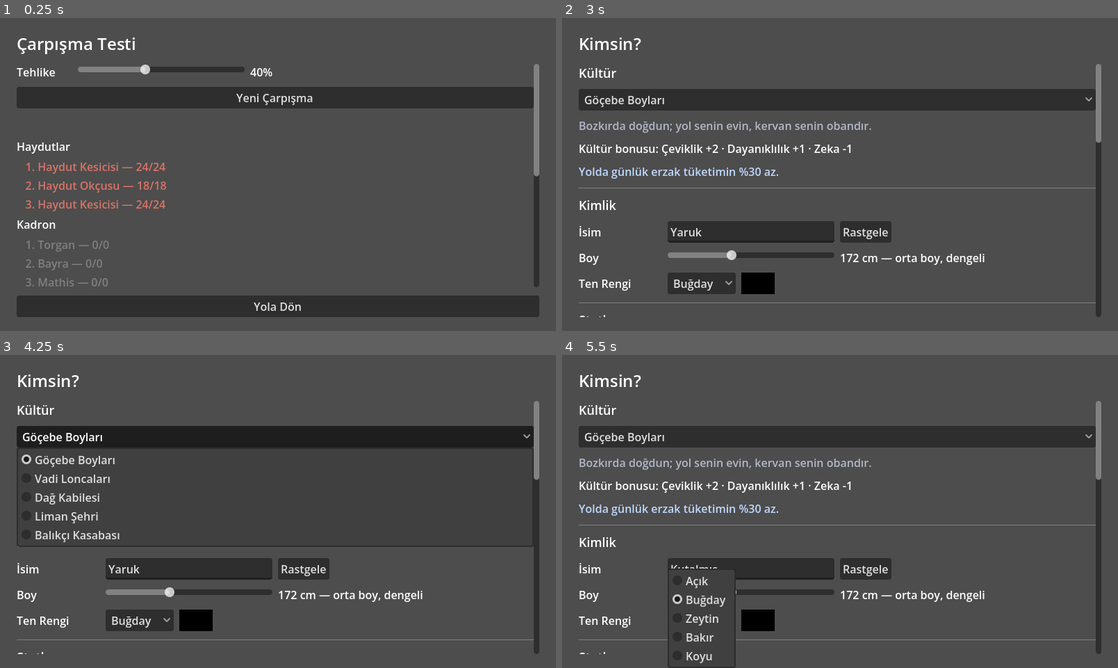
Above: before the commit, frames 1-4 (two rows, left to right).
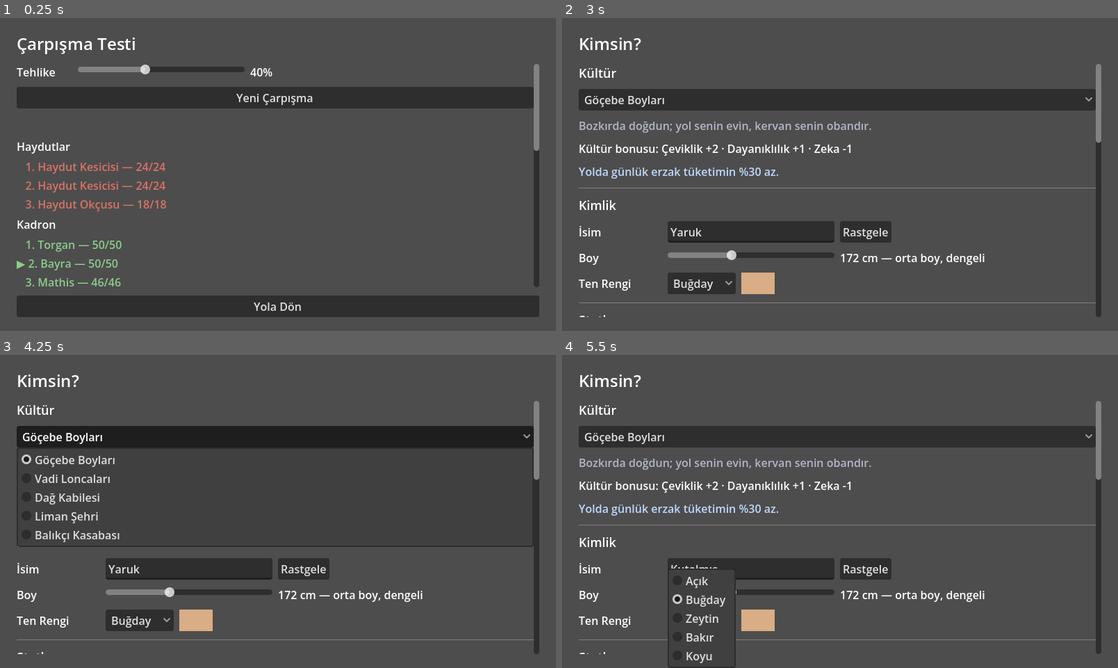
Above: after the commit, the same moments.

Repository: ulubatuhan/wayborne
Game: Godot game, scene res://scenes/game/combat.tscn
The game is run twice, just before and just after one commit, with the same random seed, the same clock (stepped at 60 frames per second) and the same inputs. This scene is started directly instead of the project's main scene.
Inputs:
- Up to frame 1 (0.25 s): no input
- Up to frame 2 (3 s): click "Yeni Çarpışma" at 0.5 s; click "Yola Dön" at 1.25 s; click "Ana Menü" at 2 s; click "New Game" at 2.75 s
- Up to frame 3 (4.25 s): click "Göçebe Boyları" at 3.5 s
- Up to frame 4 (5.5 s): click "Rastgele" at 4.25 s; click "Buğday" at 5 s

The runs differ from the first frame. In frame 1, 1.1% of the frame differs, in the area x 3-97%, y 41-86%; in frame 2, 0.4%; in frame 3, 0.4%; in frame 4, 0.4%.
Error before the commit: Parse Error: The function signature doesn't match the parent. Parent signature is "get_class() -> String". (res://scripts/character/class_catalog.gd:19)

Commit message:
ClassCatalog.get_class() Object'in metoduyla çakışıyordu
Import günlüğü:

  SCRIPT ERROR: Parse Error: The function signature doesn't match the
  parent. Parent signature is "get_class() -> String".
    at: res://scripts/character/class_catalog.gd:19

get_class() Object'in kendi metodu; üzerine yazınca ClassCatalog hiç
ayrıştırılamıyor ve hata zincirleme yayılıyordu - CharacterData ve
GameSession derlenemiyor, caravan_planner.gd hiç yüklenemiyordu.

get_class/get_class_or_default -> get_character_class/
get_character_class_or_default. Sebebi bir daha aynı tuzağa
düşülmesin diye yorumda yazılı.

Co-Authored-By: Claude Opus 5 <noreply@anthropic.com>
Claude-Session: https://claude.ai/code/session_01SmgLRHV2q6VtZPZSSuowT6

Diff:
--- a/scripts/character/character_data.gd
+++ b/scripts/character/character_data.gd
@@ -70,7 +70,7 @@
 	return CultureCatalog.get_culture_or_default(culture_id)
 
 func get_character_class() -> CharacterClass:
-	return ClassCatalog.get_class_or_default(class_id)
+	return ClassCatalog.get_character_class_or_default(class_id)
 
 func get_skills() -> Array[CombatSkill]:
 	return SkillCatalog.get_skills(get_character_class().skill_ids)
--- a/scripts/character/class_catalog.gd
+++ b/scripts/character/class_catalog.gd
@@ -16,13 +16,15 @@
 	_ensure_built()
 	return _classes
 
-static func get_class(class_id: String) -> CharacterClass:
+## Adı bilerek get_class() değil: get_class() Object'in kendi metodu,
+## üzerine yazmak tüm betiği ayrıştırılamaz hale getiriyor.
+static func get_character_class(class_id: String) -> CharacterClass:
 	_ensure_built()
 	return _class_by_id.get(class_id)
 
 ## Sınıf bulunamazsa oyunun çökmemesi için ilk sınıfa düşer.
-static func get_class_or_default(class_id: String) -> CharacterClass:
-	var found := get_class(class_id)
+static func get_character_class_or_default(class_id: String) -> CharacterClass:
+	var found := get_character_class(class_id)
 	if found != null:
 		return found
 	return get_classes()[0]
